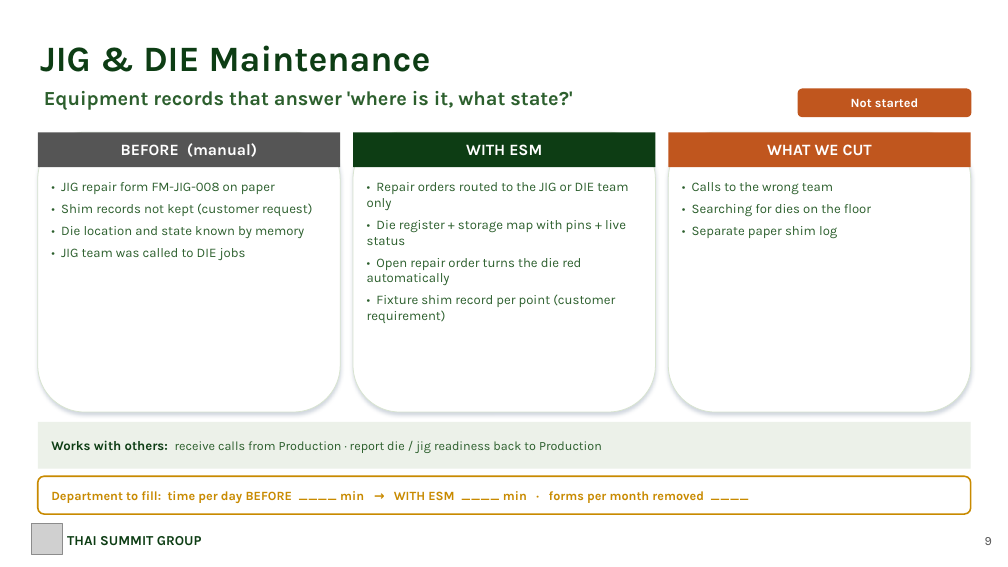
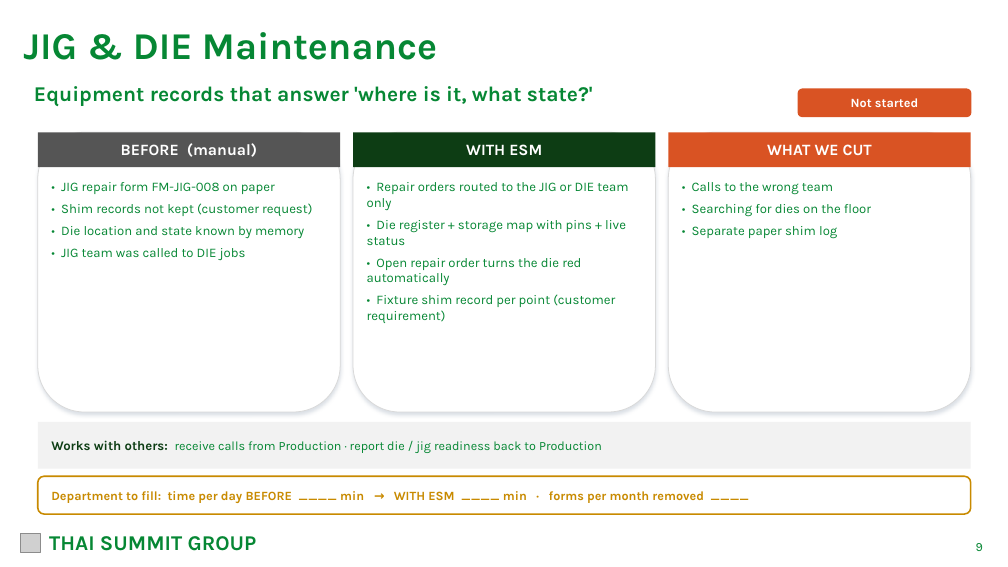
Before and after one commit to tsat4pd3-sketch/4Mmanagement, a slide deck: slide 9 of docs/meetings/TSAT_ESM_Department_Roadshow_2026-10.pptx. Drawn at 1008x567 pixels with LibreOffice and Linux fonts; fonts in the diff are those of the drawing; grey boxes stand for pictures. Boxes give left, top, right and bottom in pixels: in the first picture for what was removed or moved away, otherwise in the second. Text is boxed around its words. In the diff, an @@ line names an element or a change of style, - is before the commit and + after.

```diff
--- a/docs/meetings/TSAT_ESM_Department_Roadshow_2026-10.pptx
+++ b/docs/meetings/TSAT_ESM_Department_Roadshow_2026-10.pptx
@@ text "JIG & DIE Maintenance": place and size @@
-text "JIG & DIE Maintenance" at (40,45,431,72)
+text "JIG & DIE Maintenance" at (23,32,437,60)
@@ text "JIG & DIE Maintenance" at (23,32,437,60): size 34 to 36 pt, text colour #0D3D14 to #068734; vertical alignment middle to top @@
@@ text "Equipment records that answer 'where ...": place and size @@
-text "Equipment records that answer 'where ..." at (44,91,572,110)
+text "Equipment records that answer 'where ..." at (34,86,593,106)
@@ text "Equipment records that answer 'where ..." at (34,86,593,106): size 19 to 20 pt, text colour #2C5F2D to #068734 @@
@@ rounded rectangle at (798,88,972,117): fill #C0561E to #D95323 @@
@@ rectangle at (668,132,971,167): fill #C0561E to #D95323 @@
@@ outline #D8E4D0 0.75 pt to #D9D9D9 0.75 pt in 3 elements at (38,132,340,412), (353,132,656,412), (668,132,971,412) @@
@@ text colour #2C5F2D to #068734 in 3 elements at (61,182,312,261), (367,182,628,323), (692,182,871,217) @@
@@ rectangle at (38,422,971,469): fill #ECF1E9 to #F2F2F2 @@
@@ text "Works with others: receive calls ..." at (51,440,602,453): text colour #2C5F2D to #068734 in "receive calls from Production · report die ..." @@
@@ picture added at (20,533,40,553) @@
@@ picture removed at (32,523,62,555) @@
@@ text "THAI SUMMIT GROUP": place and size @@
-text "THAI SUMMIT GROUP" at (67,536,202,546)
+text "THAI SUMMIT GROUP" at (49,536,257,551)
@@ text "THAI SUMMIT GROUP" at (49,536,257,551): size 13 to 20 pt, text colour #0D3D14 to #068734 @@
@@ text "9": place and size @@
-text "9" at (985,537,992,545)
+text "9" at (976,543,983,551)
@@ text "9" at (976,543,983,551): text colour #555555 to #068734; vertical alignment middle to top @@
```
Also in this commit, not shown: 18 other slides changed, 13 other files.
